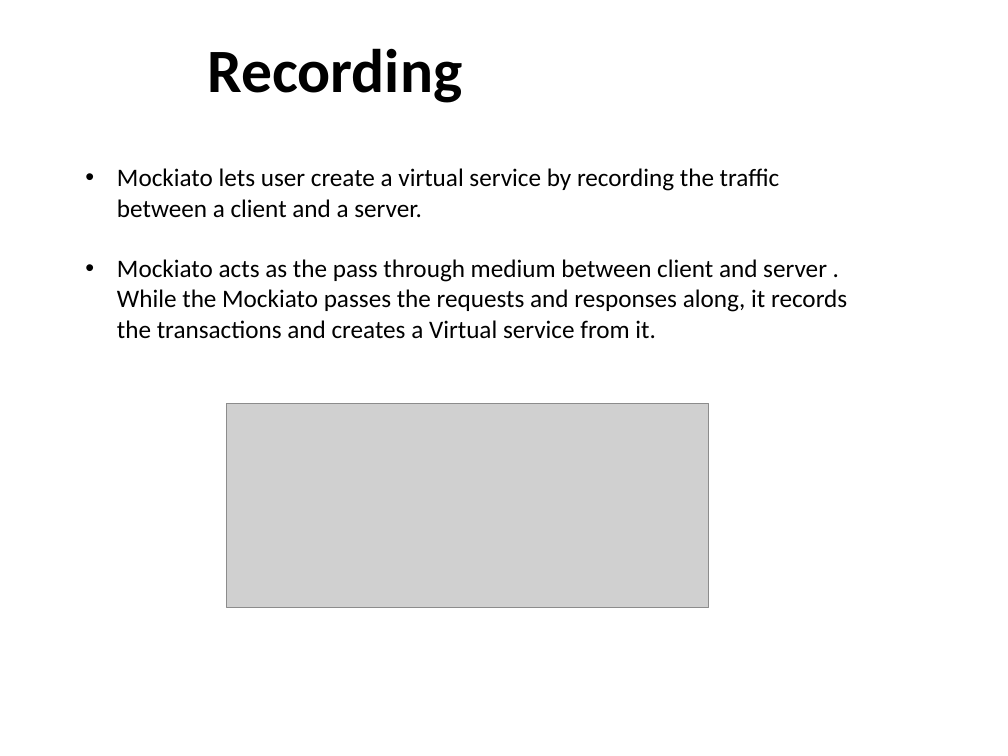
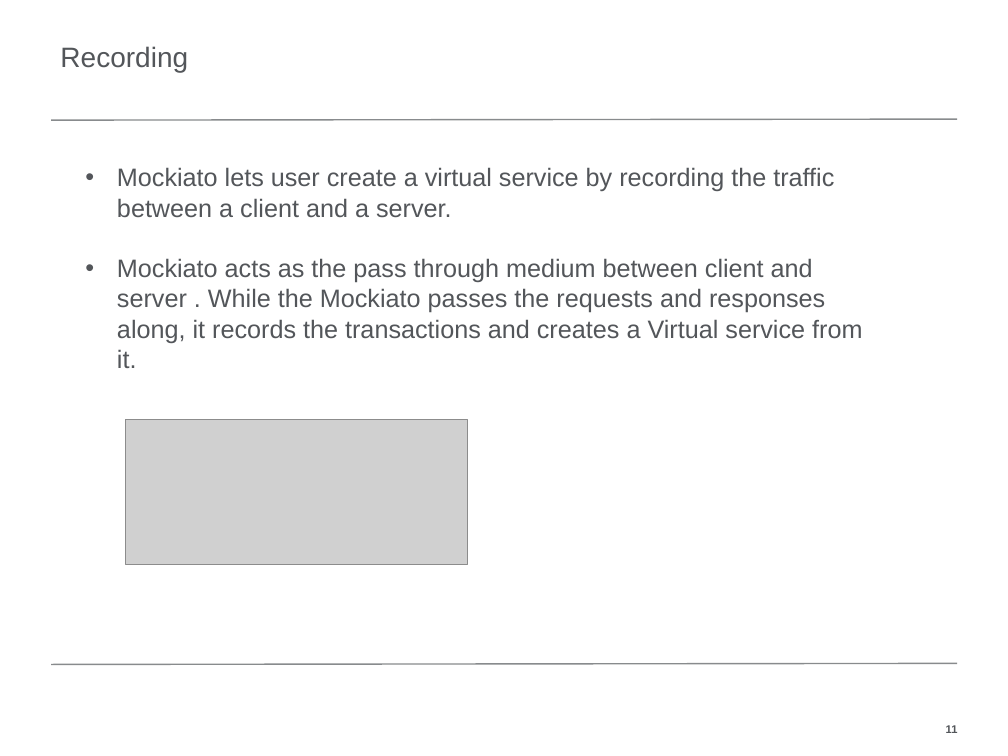
Before and after one commit to cginmn/COSA, a slide deck: slide 11 of 2019-05-15/MockiatoPPT.pptx. Drawn at 1008x756 pixels with LibreOffice and Linux fonts; fonts in the diff are those of the drawing; grey boxes stand for pictures; background and template pictures are left out. Boxes give left, top, right and bottom in pixels: in the first picture for what was removed or moved away, otherwise in the second. Text is boxed around its words. In the diff, an @@ line names an element or a change of style, - is before the commit and + after.

```diff
--- a/2019-05-15/MockiatoPPT.pptx
+++ b/2019-05-15/MockiatoPPT.pptx
@@ title "Recording": place and size @@
-title "Recording" at bbox=[207, 48, 462, 103]
+title "Recording" at bbox=[60, 46, 188, 72]
@@ title "Recording" at bbox=[60, 46, 188, 72]: size 44 to 20 pt, font Calibri to Arial, text colour #000000 to #53565A, bold off; indent changed; line spacing 24pt to 0.9; less space between paragraphs; vertical alignment middle to bottom @@
@@ line added from (51, 120) to (957, 119), #888B8D 1 pt @@
@@ text "Mockiato lets user create a ..." at bbox=[117, 167, 862, 368]: font Calibri to Arial, text colour #000000 to #53565A @@
@@ picture: place and size @@
-picture at bbox=[227, 403, 709, 608]
+picture at bbox=[126, 420, 468, 564]
@@ line added from (51, 664) to (957, 663), #888B8D 1 pt @@
@@ page number: place and size @@
-page number at bbox=[49, 718, 91, 742]
+page number at bbox=[946, 725, 958, 733]
@@ page number at bbox=[946, 725, 958, 733]: font Calibri to Arial, text colour #FFFFFF to #53565A, bold on; alignment left to right; vertical alignment top to middle @@
```
Also in this commit, not shown: 11 other slides changed, 2 slides removed, 2 other files.
